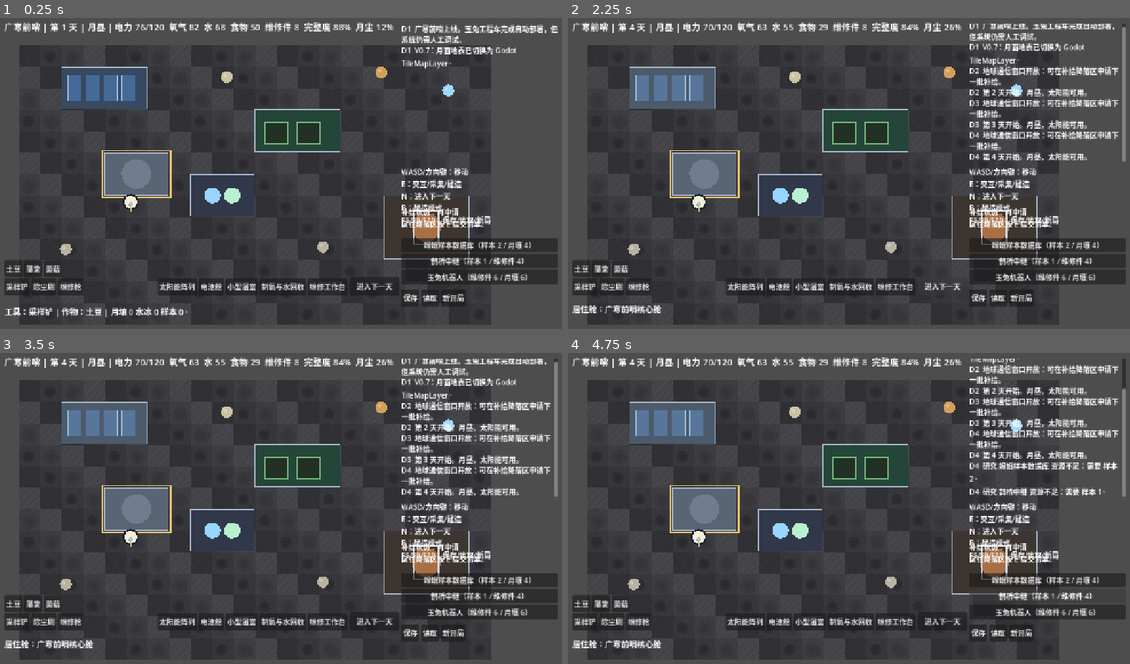
Above: before the commit, frames 1-4 (two rows, left to right).
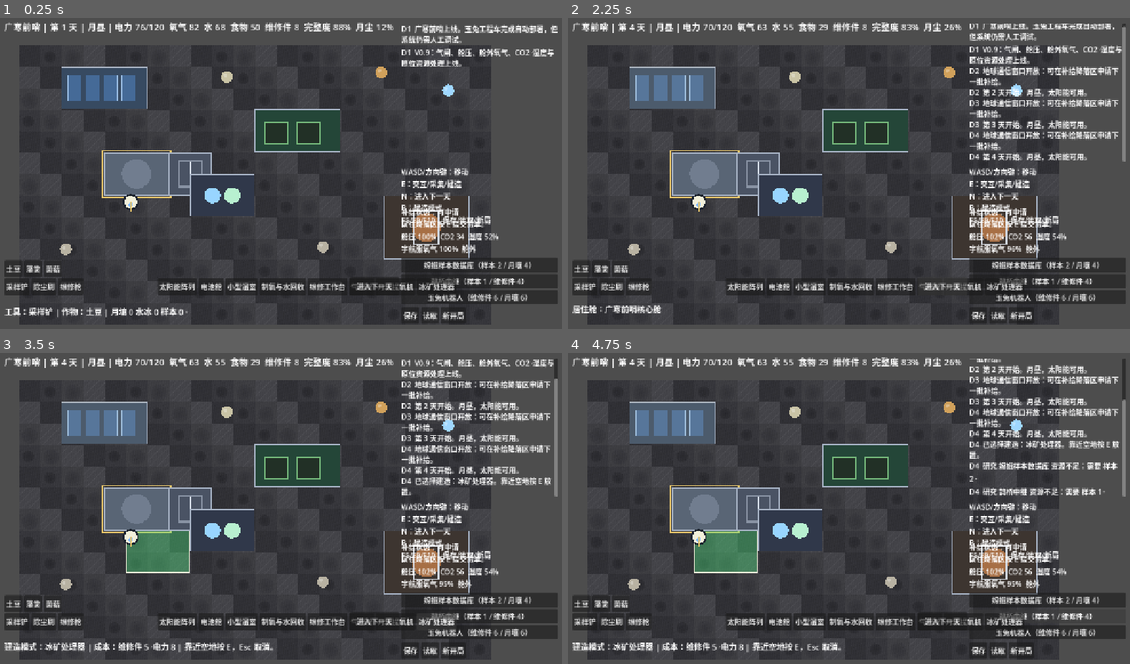
Above: after the commit, the same moments.

Repository: chinnseii/guanghan-outpost
Game: Godot game, scene res://scenes/main.tscn
The game is run twice, just before and just after one commit, with the same random seed, the same clock (stepped at 60 frames per second) and the same inputs.
Inputs (mouse positions are in pixels of both pictures, inside the frame that each line leads up to):
- Up to frame 1 (0.25 s): no input
- Up to frame 2 (2.25 s): click "进入下一天" at 0.5 s; click (927, 285) at 1.25 s, where only the run after the commit has a clickable "气闸舱"; click (961, 285) at 2 s, where only the run after the commit has a clickable "月壤提氧机"
- Up to frame 3 (3.5 s): click (438, 620) at 2.75 s, where only the run after the commit has a clickable "冰矿处理器"
- Up to frame 4 (4.75 s): click "嫦娥样本数据库（样本 2 / 月壤 4）" at 3.5 s; click "鹊桥中继（样本 1 / 维修件 4）" at 4.25 s

The runs differ from the first frame. In frame 1, 5.0% of the frame differs, in the area x 29-100%, y 9-99%; in frame 2, 5.1%; in frame 3, 12%, in the area x 0-100%, y 1-99%; in frame 4, 10%.

Commit message:
Add life support resource loops

Diff:
--- a/scripts/main.gd
+++ b/scripts/main.gd
@@ -19,6 +19,7 @@
 var player_radius := 14.0
 var player_facing := Vector2.DOWN
 var walk_phase := 0.0
+var was_inside := false
 var interact_target: Dictionary = {}
 
 var selected_crop := "potato"
@@ -43,6 +44,10 @@
 	"regolith": 0.0,
 	"ice": 0.0,
 	"samples": 0.0,
+	"co2": 34.0,
+	"humidity": 52.0,
+	"pressure": 100.0,
+	"suit_o2": 100.0,
 }
 
 var resource_names := {
@@ -55,6 +60,10 @@
 	"regolith": "月壤",
 	"ice": "水冰",
 	"samples": "样本",
+	"co2": "二氧化碳",
+	"humidity": "湿度",
+	"pressure": "舱压",
+	"suit_o2": "宇航服氧气",
 }
 
 var tool_defs := {
@@ -112,6 +121,27 @@
 		"color": Color("#514937"),
 		"hint": "E：制造 1 个维修件",
 	},
+	"airlock": {
+		"name": "气闸舱",
+		"size": Vector2i(2, 2),
+		"cost": {"parts": 4.0, "power": 6.0},
+		"color": Color("#4a5364"),
+		"hint": "E：气闸循环，补满宇航服氧气",
+	},
+	"regolith_plant": {
+		"name": "月壤提氧机",
+		"size": Vector2i(3, 2),
+		"cost": {"parts": 6.0, "power": 10.0},
+		"color": Color("#4b4650"),
+		"hint": "E：消耗月壤和电力提取氧气",
+	},
+	"ice_processor": {
+		"name": "冰矿处理器",
+		"size": Vector2i(3, 2),
+		"cost": {"parts": 5.0, "power": 8.0},
+		"color": Color("#355566"),
+		"hint": "E：消耗水冰和电力产水",
+	},
 	"supply": {
 		"name": "补给降落区",
 		"size": Vector2i(4, 3),
@@ -171,7 +201,7 @@
 	_setup_moon_tile_map()
 	_setup_ui()
 	add_log("广寒前哨上线。玉兔工程车完成自动部署，但系统仍需人工调试。")
-	add_log("V0.7：月面地表已切换为 Godot TileMapLayer。")
+	add_log("V0.9：气闸、舱压、舱外氧气、CO2、湿度与原位资源处理上线。")
 	_update_ui()
 
 func _setup_input_map() -> void:
@@ -205,6 +235,7 @@
 	supply_travel_days = 3
 	player_pos = Vector2(300, 420)
 	player_facing = Vector2.DOWN
+	was_inside = false
 	walk_phase = 0.0
 	interact_target = {}
 	selected_crop = "potato"
@@ -236,12 +267,17 @@
 		"regolith": 0.0,
 		"ice": 0.0,
 		"samples": 0.0,
+		"co2": 34.0,
+		"humidity": 52.0,
+		"pressure": 100.0,
+		"suit_o2": 100.0,
 	}
 
 func _setup_starting_base() -> void:
 	modules.clear()
 	_add_module("solar", Vector2i(2, 1), true)
 	_add_module("hab", Vector2i(4, 5), true)
+	_add_module("airlock", Vector2i(7, 5), true)
 	_add_module("life_support", Vector2i(8, 6), true)
 	_add_module("greenhouse", Vector2i(11, 3), true)
 	_add_module("supply", Vector2i(17, 7), true)
@@ -256,6 +292,7 @@
 		walk_phase += delta * 10.0
 	player_pos.x = clamp(player_pos.x, MAP_ORIGIN.x + 5.0, MAP_ORIGIN.x + MAP_W * TILE - 5.0)
 	player_pos.y = clamp(player_pos.y, MAP_ORIGIN.y + 5.0, MAP_ORIGIN.y + MAP_H * TILE - 5.0)
+	_process_suit_oxygen(delta)
 	_find_interaction()
 	queue_redraw()
 
@@ -381,6 +418,16 @@
 		draw_circle(rect.get_center() + Vector2(22, 0), 18, Color("#b8f0d0"))
 	elif module_type == "workshop":
 		draw_rect(Rect2(rect.position + Vector2(24, 28), Vector2(48, 34)), Color("#c0a36c"))
+	elif module_type == "airlock":
+		draw_rect(Rect2(rect.position + Vector2(22, 18), Vector2(52, 58)), Color("#8892a3"), false, 4)
+		draw_line(rect.position + Vector2(48, 20), rect.position + Vector2(48, 74), Color("#d8e0eb"), 2)
+	elif module_type == "regolith_plant":
+		draw_circle(rect.get_center() + Vector2(-26, 0), 18, Color("#b3a18e"))
+		draw_line(rect.get_center() + Vector2(-8, 0), rect.get_center() + Vector2(32, -18), Color("#d8e0eb"), 3)
+		draw_circle(rect.get_center() + Vector2(36, -20), 8, Color("#98d5ff"))
+	elif module_type == "ice_processor":
+		draw_circle(rect.get_center() + Vector2(-20, 0), 18, Color("#9fd7ff"))
+		draw_rect(Rect2(rect.get_center() + Vector2(8, -18), Vector2(34, 36)), Color("#b8f0ff"), false, 3)
 	elif module_type == "supply":
 		draw_circle(rect.get_center(), 32, Color("#a76f45"))
 		draw_rect(Rect2(rect.position + Vector2(68, 35), Vector2(54, 74)), Color("#d0d6df"), false, 3)
@@ -441,6 +488,29 @@
 			interact_target = item
 			return
 
+func _process_suit_oxygen(delta: float) -> void:
+	var inside := _is_player_inside_pressurized_module()
+	if inside:
+		if not was_inside:
+			resources["suit_o2"] = min(100.0, resources["suit_o2"] + 25.0)
+			resources["pressure"] = min(100.0, resources["pressure"] + 0.5)
+		resources["suit_o2"] = min(100.0, resources["suit_o2"] + delta * 10.0)
+	else:
+		resources["suit_o2"] = max(0.0, resources["suit_o2"] - delta * 1.8)
+		if resources["suit_o2"] <= 0.0:
+			resources["oxygen"] = max(0.0, resources["oxygen"] - delta * 2.5)
+	was_inside = inside
+
+func _is_player_inside_pressurized_module() -> bool:
+	for module: Dictionary in modules:
+		if not _is_pressurized_module(module["type"]):
+			continue
+		if module.get("leaking", false):
+			continue
+		if _module_rect(module).has_point(player_pos):
+			return true
+	return false
+
 func _interact() -> void:
 	if build_mode and selected_build != "":
 		_try_build_selected()
@@ -467,6 +537,12 @@
 			_collect_supply()
 		"workshop":
 			_use_workshop()
+		"airlock":
+			_cycle_airlock()
+		"regolith_plant":
+			_use_regolith_plant()
+		"ice_processor":
+			_use_ice_processor()
 		_:
 			var def: Dictionary = module_defs[interact_target["type"]]
 			add_log("%s 运转正常。" % def["name"])
@@ -529,6 +605,36 @@
 	resources["power"] -= 4
 	resources["parts"] = min(99.0, resources["parts"] + 1)
 	add_log("维修工作台打印了 1 个维修件。")
+
+func _cycle_airlock() -> void:
+	if resources["power"] < 2 or resources["oxygen"] < 1:
+		add_log("气闸循环需要电力 2、氧气 1。")
+		return
+	resources["power"] -= 2
+	resources["oxygen"] -= 1
+	resources["suit_o2"] = 100.0
+	resources["pressure"] = min(100.0, resources["pressure"] + 3.0)
+	add_log("气闸循环完成，宇航服氧气已补满。")
+
+func _use_regolith_plant() -> void:
+	if resources["regolith"] < 2 or resources["power"] < 6:
+		add_log("月壤提氧需要月壤 2、电力 6。")
+		return
+	resources["regolith"] -= 2
+	resources["power"] -= 6
+	resources["oxygen"] += 12
+	resources["co2"] = max(0.0, resources["co2"] - 2.0)
+	add_log("月壤提氧完成：氧气 +12。")
+
+func _use_ice_processor() -> void:
+	if resources["ice"] < 1 or resources["power"] < 4:
+		add_log("冰矿处理需要水冰 1、电力 4。")
+		return
+	resources["ice"] -= 1
+	resources["power"] -= 4
+	resources["water"] += 8
+	resources["humidity"] = min(100.0, resources["humidity"] + 4.0)
+	add_log("冰矿处理完成：水 +8，温室湿度上升。")
 
 func _collect_supply() -> void:
 	if supply_waiting:
@@ -680,25 +786,39 @@
 	var crew_food: float = 7.0
 	var crew_water: float = max(2.5, 5.0 - float(counts["life_support"]) * 0.8)
 	var crew_oxygen: float = max(3.5, 6.0 - float(counts["life_support"]) * 0.7)
+	var crew_co2: float = 7.5
 	resources["power"] += solar_gain - base_power_use
 	resources["oxygen"] -= crew_oxygen + oxygen_wear * 8.0
+	resources["co2"] += crew_co2
 	resources["water"] -= crew_water
 	resources["food"] -= crew_food
 	resources["integrity"] -= 1.0 + solar_dust * 1.8 + float(modules.size()) * 0.04
+	resources["pressure"] += float(counts["life_support"]) * 1.5 - 0.8
+	resources["humidity"] += float(counts["greenhouse"]) * 2.2 - float(counts["life_support"]) * 1.4
 	var leaking_count := _leaking_module_count()
 	if leaking_count > 0:
 		resources["oxygen"] -= float(leaking_count) * 8.0
 		resources["integrity"] -= float(leaking_count) * 2.0
+		resources["pressure"] -= float(leaking_count) * 9.0
 		add_log("警报：%d 个舱段漏气，氧气正在流失。" % leaking_count)
 	if counts["workshop"] > 0:
 		resources["parts"] = min(99.0, resources["parts"] + 0.25 * float(counts["workshop"]))
+	if counts["regolith_plant"] > 0 and resources["regolith"] >= 1 and resources["power"] >= 3:
+		resources["regolith"] -= 1
+		resources["power"] -= 3
+		resources["oxygen"] += 5.0 * float(counts["regolith_plant"])
+	if counts["ice_processor"] > 0 and resources["ice"] >= 0.5 and resources["power"] >= 2:
+		resources["ice"] -= 0.5
+		resources["power"] -= 2
+		resources["water"] += 3.0 * float(counts["ice_processor"])
+		resources["humidity"] += 1.5
 	_process_tech_daily_effects()
 	solar_dust = min(0.65, solar_dust + randf_range(0.02, 0.06))
 	oxygen_wear = min(0.45, oxygen_wear + randf_range(0.01, 0.04))
 	_process_crop_day()
 	_process_supply_window()
 	_process_random_event()
-	for key: String in ["power", "oxygen", "water", "food", "integrity"]:
+	for key: String in ["power", "oxygen", "water", "food", "integrity", "co2", "humidity", "pressure", "suit_o2"]:
 		resources[key] = clamp(resources[key], 0.0, power_cap if key == "power" else 120.0)
 	add_log("第 %d 天开始。%s" % [day, "月夜中，太阳能归零。" if is_moon_night else "月昼，太阳能可用。"])
 	_check_game_state()
@@ -709,7 +829,16 @@
 	for module: Dictionary in modules:
 		if module["type"] != "greenhouse" or module["crop"] == "":
 			continue
-		module["age"] += 1
+		var humidity_ok: bool = resources["humidity"] >= 35.0 and resources["humidity"] <= 85.0
+		var co2_available: bool = resources["co2"] >= 3.0
+		if not humidity_ok:
+			add_log("温室湿度异常，%s 生长放缓。" % crop_defs[module["crop"]]["name"])
+		if not co2_available:
+			add_log("二氧化碳不足，%s 光合作用受限。" % crop_defs[module["crop"]]["name"])
+		if humidity_ok and co2_available:
+			module["age"] += 1
+			resources["co2"] = max(0.0, resources["co2"] - 3.0)
+			resources["humidity"] = max(0.0, resources["humidity"] - 1.0)
 		var crop_def: Dictionary = crop_defs[module["crop"]]
 		resources["oxygen"] += crop_def["oxygen"] if not is_moon_night else crop_def["oxygen"] * 0.35
 		if module["age"] >= crop_def["days"]:
@@ -966,9 +1095,11 @@
 
 func _check_game_state() -> void:
 	var failed: Array[String] = []
-	for key: String in ["power", "oxygen", "water", "food"]:
+	for key: String in ["power", "oxygen", "water", "food", "pressure"]:
 		if resources[key] <= 0.0:
 			failed.append(resource_names[key])
+	if resources["co2"] >= 115.0:
+		failed.append("二氧化碳过量")
 	if failed.size() > 0:
 		game_over = true
 		add_log("基地失守：%s 归零。请调整补给和维护优先级后重试。" % _join_strings(failed, ", "))
@@ -990,6 +1121,9 @@
 		"battery": 0,
 		"life_support": 0,
 		"workshop": 0,
+		"airlock": 0,
+		"regolith_plant": 0,
+		"ice_processor": 0,
 		"supply": 0,
 	}
 	for module: Dictionary in modules:
@@ -1013,7 +1147,7 @@
 	return candidates[randi() % candidates.size()]
 
 func _is_pressurized_module(module_type: String) -> bool:
-	return module_type in ["hab", "greenhouse", "battery", "life_support", "workshop"]
+	return module_type in ["hab", "greenhouse", "battery", "life_support", "workshop", "airlock"]
 
 func _player_build_cell() -> Vector2i:
 	var local := player_pos - MAP_ORIGIN
@@ -1110,9 +1244,16 @@
 	supply_status.add_theme_font_size_override("font_size", 16)
 	root.add_child(supply_status)
 
+	var life_status := Label.new()
+	life_status.name = "LifeStatus"
+	life_status.position = Vector2(905, 485)
+	life_status.size = Vector2(350, 62)
+	life_status.add_theme_font_size_override("font_size", 16)
+	root.add_child(life_status)
+
 	var tech_panel := VBoxContainer.new()
 	tech_panel.name = "TechPanel"
-	tech_panel.position = Vector2(905, 500)
+	tech_panel.position = Vector2(905, 545)
 	tech_panel.size = Vector2(350, 110)
 	root.add_child(tech_panel)
 	for tech_id: String in ["change_samples", "queqiao_relay", "yutu_robot"]:
@@ -1148,7 +1289,7 @@
 	build_panel.position = Vector2(360, 590)
 	build_panel.size = Vector2(430, 38)
 	root.add_child(build_panel)
-	for module_type: String in ["solar", "battery", "greenhouse", "life_support", "workshop"]:
+	for module_type: String in ["solar", "battery", "greenhouse", "life_support", "workshop", "airlock", "regolith_plant", "ice_processor"]:
 		var button := Button.new()
 		button.text = module_defs[module_type]["name"]
 		button.pressed.connect(_select_build.bind(module_type))
@@ -1190,7 +1331,7 @@
 
 	var save_panel := HBoxContainer.new()
 	save_panel.name = "SavePanel"
-	save_panel.position = Vector2(905, 615)
+	save_panel.position = Vector2(905, 655)
 	save_panel.size = Vector2(330, 38)
 	root.add_child(save_panel)
 	var save_button := Button.new()
@@ -1222,6 +1363,10 @@
 		resources["parts"], resources["integrity"], int(solar_dust * 100)
 	]
 	$UI/Root/SupplyStatus.text = _supply_status_text()
+	$UI/Root/LifeStatus.text = "舱压 %.0f%%  CO2 %.0f  湿度 %.0f%%\n宇航服氧气 %.0f%%  %s" % [
+		resources["pressure"], resources["co2"], resources["humidity"], resources["suit_o2"],
+		"舱内" if _is_player_inside_pressurized_module() else "舱外"
+	]
 	_update_tech_buttons()
 	var hint := "工具：%s | 作物：%s | 月壤 %.0f 水冰 %.0f 样本 %.0f。" % [
 		tool_defs[selected_tool]["name"], crop_defs[selected_crop]["name"],
Not shown, changed: ITERATION_PLAN.md
Not shown, changed: README.md
